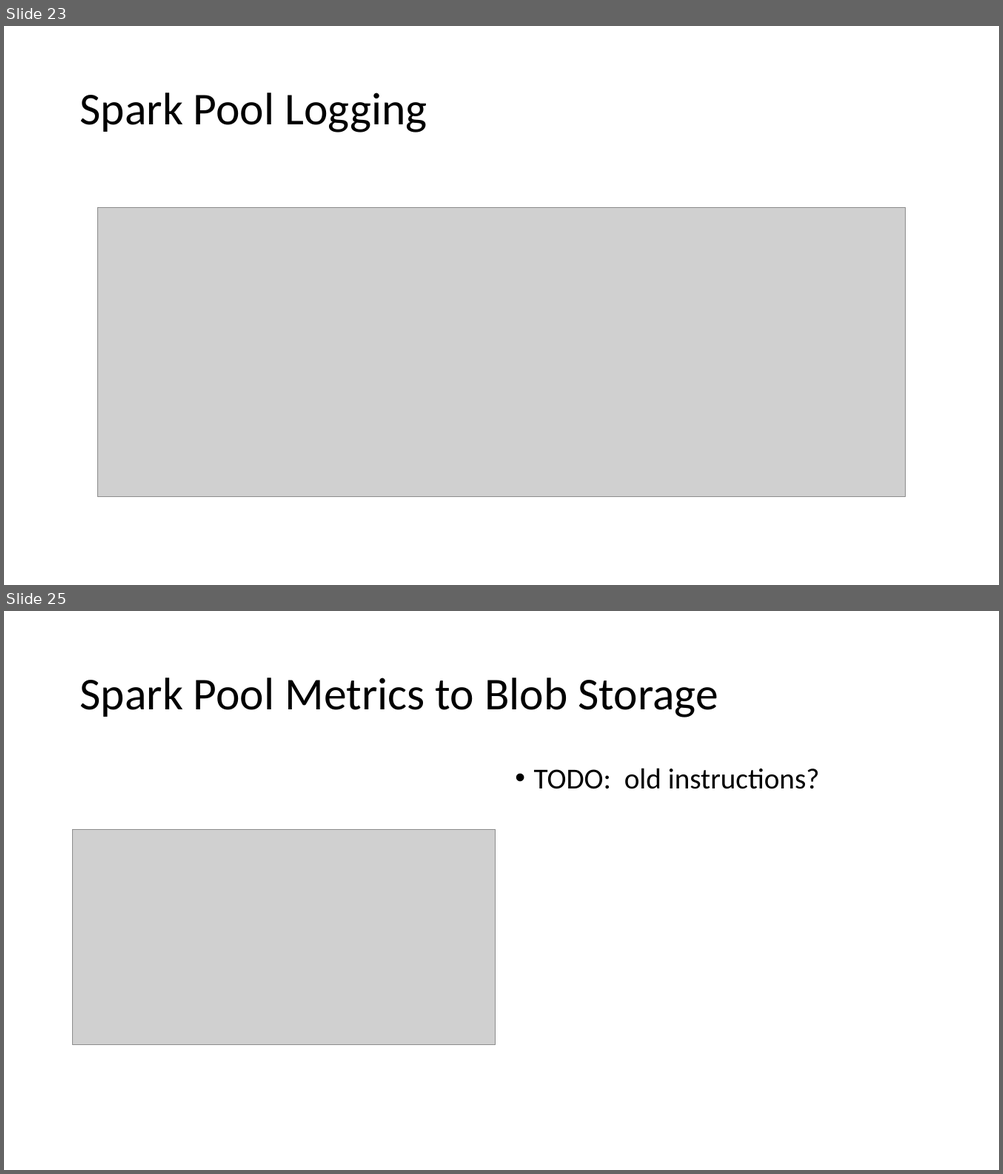
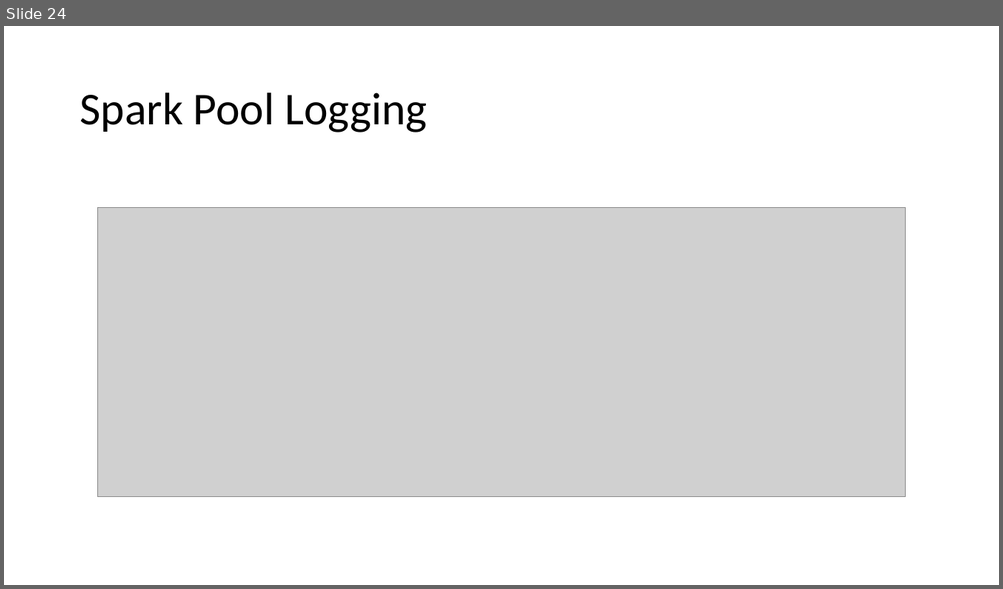
Before and after one commit to solliancenet/precon-synapse-power-bi, a slide deck: Slides/03 - Synapse Administration.pptx. Shown one above the other, each under a label of ours: slides 23 and 25 before the commit, slide 24 after it; the slides between them are not shown. The pictures are 1003x1174 and 1003x589 pixels, drawn with LibreOffice and Linux fonts; fonts in the diff are those of the drawing; grey boxes stand for pictures. Boxes give left, top, right and bottom in pixels: in the first picture for what was removed or moved away, otherwise in the second. Text is boxed around its words. In the diff, an @@ line names an element or a change of style, - is before the commit and + after.

```diff
--- a/Slides/03 - Synapse Administration.pptx
+++ b/Slides/03 - Synapse Administration.pptx
@@ slide 25 removed at bbox=[4, 611, 999, 1170], background #FFFFFF @@
@@ title removed at bbox=[79, 678, 718, 718] @@
-Spark Pool Metrics to Blob Storage
@@ text removed at bbox=[534, 768, 819, 789] @@
-• TODO: old instructions?
@@ picture removed at bbox=[73, 829, 495, 1046] @@
@@ what was slide 23 is now slide 24 @@
```
Also in this commit, not shown: 9 slides added, 2 other slides removed.
